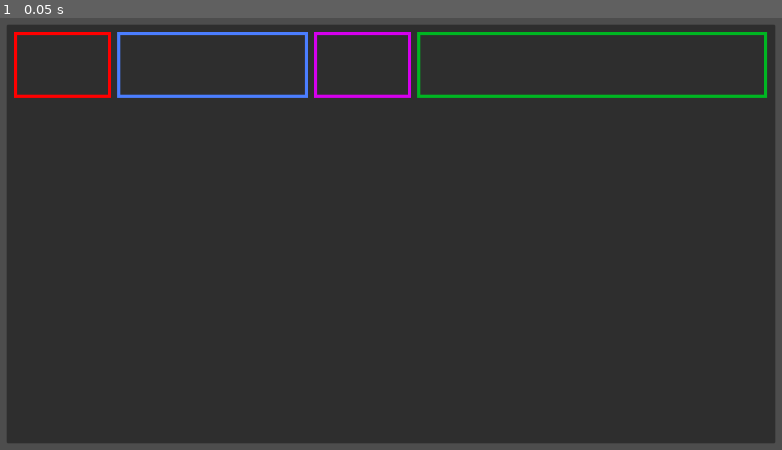
Above: before the commit, frame 1.
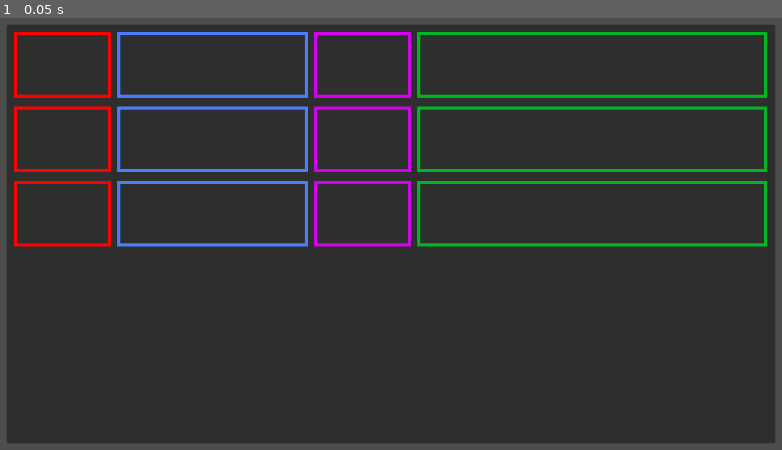
Above: after the commit, the same moment.

Repository: dustdustinthewind/lotto-critters
Game: Godot game, scene res://prep_scene.tscn
Same seed, same stepped clock (60 frames per second), same inputs: the game is played once before the commit and once after it.
Inputs:
- Up to frame 1 (0.05 s): no input

The runs differ from the first frame. In frame 1, 4.0% of the frame differs, in the area x 1-99%, y 20-54%.

Commit message:
save reference as scene

Diff:
--- a/prep_scene.tscn
+++ b/prep_scene.tscn
@@ -1,4 +1,6 @@
 [gd_scene format=3 uid="uid://ki21jl8c1wjv"]
+
+[ext_resource type="PackedScene" uid="uid://d1n2jjrsyxnk" path="res://prep_single_machine.tscn" id="1_al28c"]
 
 [sub_resource type="Theme" id="Theme_gkfgl"]
 
@@ -23,42 +25,11 @@
 custom_minimum_size = Vector2(100, 100)
 layout_mode = 2
 
-[node name="MarginContainer" type="MarginContainer" parent="StatBook/AllMachines" unique_id=911712707]
+[node name="MarginContainer" parent="StatBook/AllMachines" unique_id=328976583 instance=ExtResource("1_al28c")]
 layout_mode = 2
-theme_override_constants/margin_left = 15
-theme_override_constants/margin_top = 15
-theme_override_constants/margin_right = 15
-theme_override_constants/margin_bottom = 15
 
-[node name="SingleMachineView" type="HBoxContainer" parent="StatBook/AllMachines/MarginContainer" unique_id=146461777]
+[node name="MarginContainer2" parent="StatBook/AllMachines" unique_id=2087283478 instance=ExtResource("1_al28c")]
 layout_mode = 2
-theme_override_constants/separation = 15
 
-[node name="Picture" type="ReferenceRect" parent="StatBook/AllMachines/MarginContainer/SingleMachineView" unique_id=28964544]
-custom_minimum_size = Vector2(150, 100)
+[node name="MarginContainer3" parent="StatBook/AllMachines" unique_id=1073727854 instance=ExtResource("1_al28c")]
 layout_mode = 2
-size_flags_horizontal = 0
-border_width = 5.0
-editor_only = false
-
-[node name="WellBeing_Behavior_Mood_stats" type="ReferenceRect" parent="StatBook/AllMachines/MarginContainer/SingleMachineView" unique_id=2023240816]
-custom_minimum_size = Vector2(300, 100)
-layout_mode = 2
-border_color = Color(0.2957216, 0.4952805, 1, 1)
-border_width = 5.0
-editor_only = false
-
-[node name="Upgrades_Actions" type="ReferenceRect" parent="StatBook/AllMachines/MarginContainer/SingleMachineView" unique_id=1824408041]
-custom_minimum_size = Vector2(150, 100)
-layout_mode = 2
-border_color = Color(0.83610076, 0.0012215584, 0.92809457, 1)
-border_width = 5.0
-editor_only = false
-
-[node name="Performance" type="ReferenceRect" parent="StatBook/AllMachines/MarginContainer/SingleMachineView" unique_id=1803453938]
-custom_minimum_size = Vector2(400, 100)
-layout_mode = 2
-size_flags_horizontal = 3
-border_color = Color(0, 0.7137255, 0.13333334, 1)
-border_width = 5.0
-editor_only = false
--- /dev/null
+++ b/prep_single_machine.tscn
@@ -0,0 +1,39 @@
+[gd_scene format=3 uid="uid://d1n2jjrsyxnk"]
+
+[node name="SingleMachineView" type="MarginContainer" unique_id=328976583]
+theme_override_constants/margin_left = 15
+theme_override_constants/margin_top = 15
+theme_override_constants/margin_right = 15
+
+[node name="SingleMachineView" type="HBoxContainer" parent="." unique_id=87521775]
+layout_mode = 2
+theme_override_constants/separation = 15
+
+[node name="Picture" type="ReferenceRect" parent="SingleMachineView" unique_id=1983434279]
+custom_minimum_size = Vector2(150, 100)
+layout_mode = 2
+size_flags_horizontal = 0
+border_width = 5.0
+editor_only = false
+
+[node name="WellBeing_Behavior_Mood_stats" type="ReferenceRect" parent="SingleMachineView" unique_id=48470899]
+custom_minimum_size = Vector2(300, 100)
+layout_mode = 2
+border_color = Color(0.2957216, 0.4952805, 1, 1)
+border_width = 5.0
+editor_only = false
+
+[node name="Upgrades_Actions" type="ReferenceRect" parent="SingleMachineView" unique_id=529794356]
+custom_minimum_size = Vector2(150, 100)
+layout_mode = 2
+border_color = Color(0.83610076, 0.0012215584, 0.92809457, 1)
+border_width = 5.0
+editor_only = false
+
+[node name="Performance" type="ReferenceRect" parent="SingleMachineView" unique_id=1356841280]
+custom_minimum_size = Vector2(400, 100)
+layout_mode = 2
+size_flags_horizontal = 3
+border_color = Color(0, 0.7137255, 0.13333334, 1)
+border_width = 5.0
+editor_only = false
